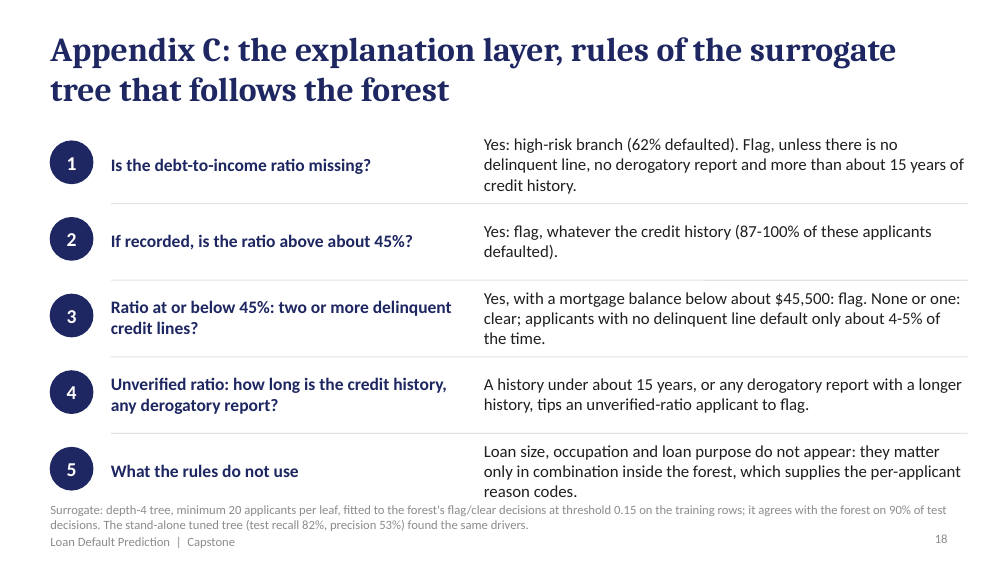
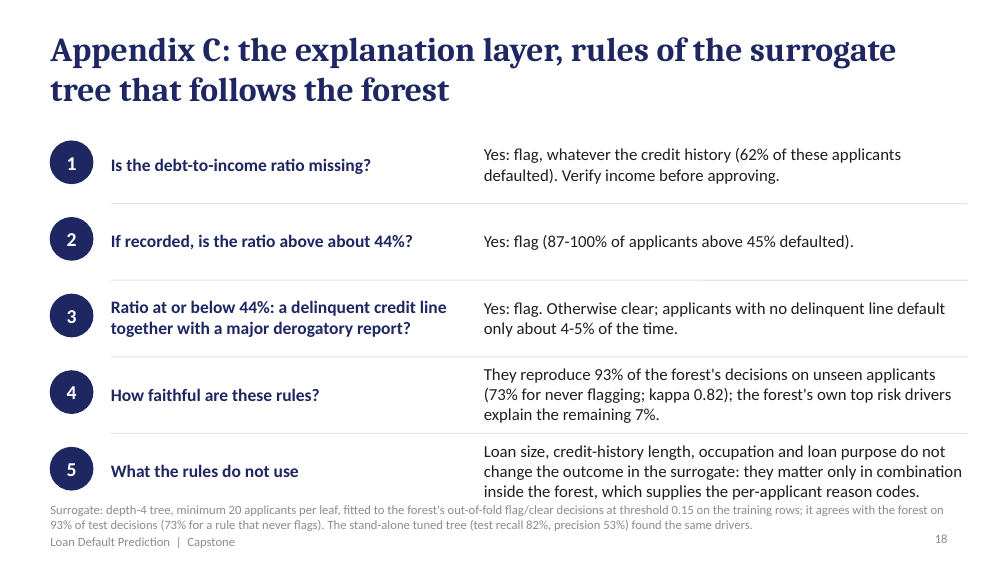
Before and after one commit to shubham1891/Personal-code, a slide deck: slide 18 of presentation/Loan_Default_Prediction_Presentation.pptx. Drawn at 1008x567 pixels with LibreOffice and Linux fonts; fonts in the diff are those of the drawing. Boxes give left, top, right and bottom in pixels: in the first picture for what was removed or moved away, otherwise in the second. Text is boxed around its words. In the diff, an @@ line names an element or a change of style, - is before the commit and + after.

```diff
--- a/presentation/Loan_Default_Prediction_Presentation.pptx
+++ b/presentation/Loan_Default_Prediction_Presentation.pptx
@@ text at box(484, 148, 901, 184): text changed @@
-Yes: high-risk branch (62% defaulted). Flag, unless there is no delinquent line, no derogatory report and more than about 15 years of credit history.
+Yes: flag, whatever the credit history (62% of these applicants defaulted). Verify income before approving.
@@ text at box(111, 234, 413, 249): text changed @@
-If recorded, is the ratio above about 45%?
+If recorded, is the ratio above about 44%?
@@ text at box(484, 235, 854, 250): text changed @@
-Yes: flag, whatever the credit history (87-100% of these applicants defaulted).
+Yes: flag (87-100% of applicants above 45% defaulted).
@@ text at box(111, 300, 447, 337): text changed @@
-Ratio at or below 45%: two or more delinquent credit lines?
+Ratio at or below 44%: a delinquent credit line together with a major derogatory report?
@@ text at box(484, 302, 945, 337): text changed @@
-Yes, with a mortgage balance below about $45,500: flag. None or one: clear; applicants with no delinquent line default only about 4-5% of the time.
+Yes: flag. Otherwise clear; applicants with no delinquent line default only about 4-5% of the time.
@@ text at box(111, 388, 320, 401): text changed @@
-Unverified ratio: how long is the credit history, any derogatory report?
+How faithful are these rules?
@@ text at box(484, 368, 951, 423): text changed @@
-A history under about 15 years, or any derogatory report with a longer history, tips an unverified-ratio applicant to flag.
+They reproduce 93% of the forest's decisions on unseen applicants (73% for never flagging; kappa 0.82); the forest's own top risk drivers explain the remaining 7%.
@@ text at box(484, 445, 963, 500): text changed @@
-Loan size, occupation and loan purpose do not appear: they matter only in combination inside the forest, which supplies the per-applicant reason codes.
+Loan size, credit-history length, occupation and loan purpose do not change the outcome in the surrogate: they matter only in combination inside the forest, which supplies the per-applicant reason codes.
@@ text at box(50, 505, 944, 531): text changed @@
-Surrogate: depth-4 tree, minimum 20 applicants per leaf, fitted to the forest's flag/clear decisions at threshold 0.15 on the training rows; it agrees with the forest on 90% of test decisions. The stand-alone tuned tree (test recall 82%, precision 53%) found the same drivers.
+Surrogate: depth-4 tree, minimum 20 applicants per leaf, fitted to the forest's out-of-fold flag/clear decisions at threshold 0.15 on the training rows; it agrees with the forest on 93% of test decisions (73% for a rule that never flags). The stand-alone tuned tree (test recall 82%, precision 53%) found the same drivers.
```
Also in this commit, not shown: 10 other slides changed, 18 other files.
